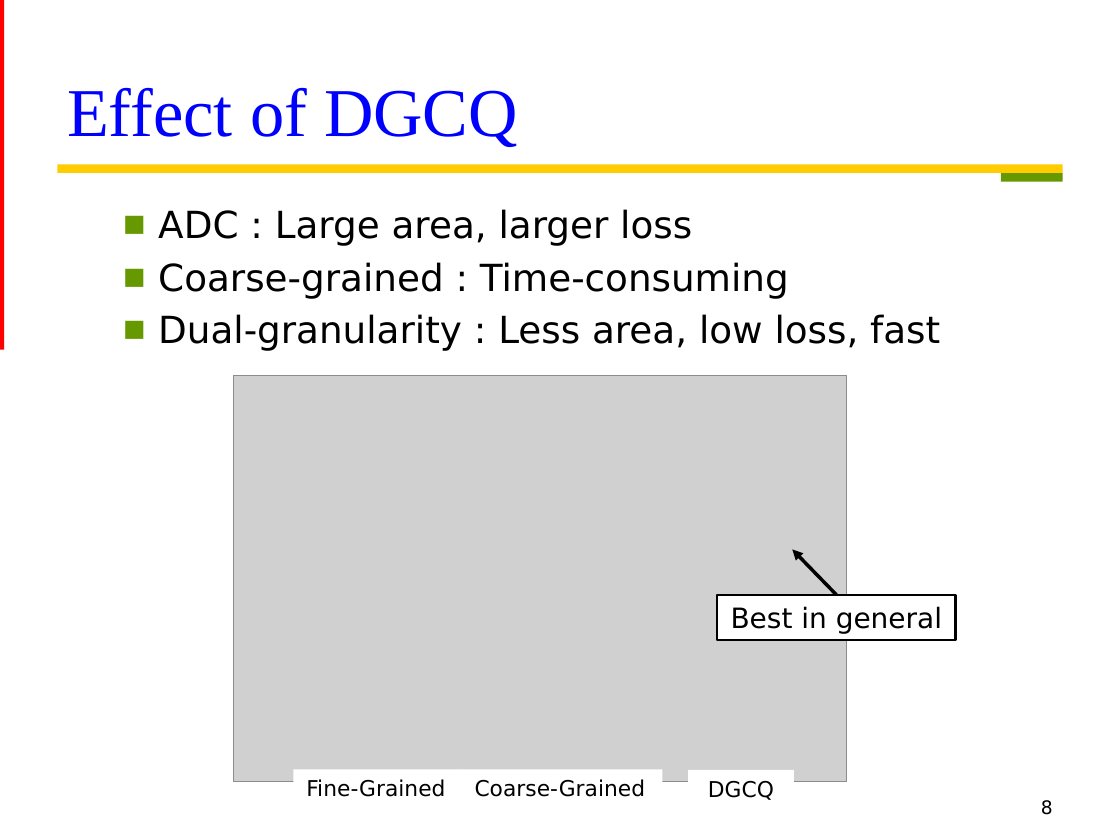
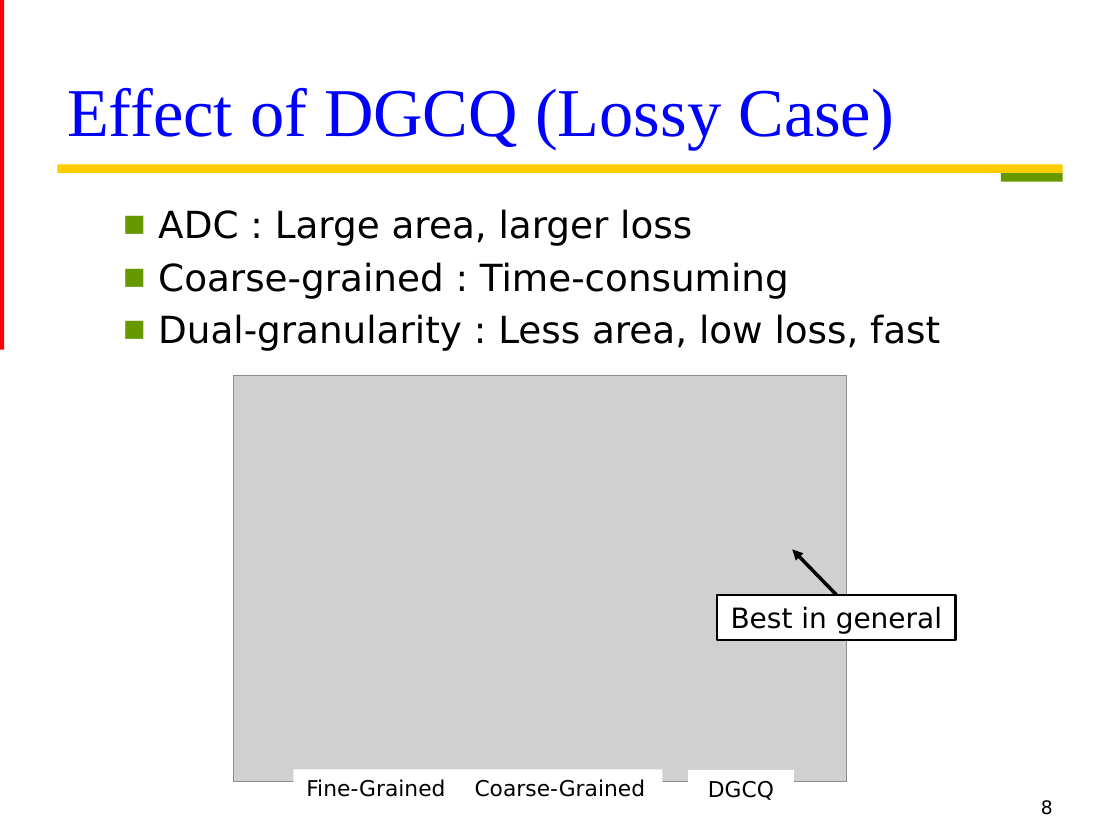
Before and after one commit to Oniontow/TTLiu_Project, a slide deck: slide 8 of dgcq/ppt.pptx. Drawn at 1120x840 pixels with LibreOffice and Linux fonts; fonts in the diff are those of the drawing; grey boxes stand for pictures. Boxes give left, top, right and bottom in pixels: in the first picture for what was removed or moved away, otherwise in the second. Text is boxed around its words. In the diff, an @@ line names an element or a change of style, - is before the commit and + after.

```diff
--- a/dgcq/ppt.pptx
+++ b/dgcq/ppt.pptx
@@ title at bbox=[67, 88, 894, 150]: text changed @@
-Effect of DGCQ
+Effect of DGCQ (Lossy Case)
```
Also in this commit, not shown: 7 other slides changed.
